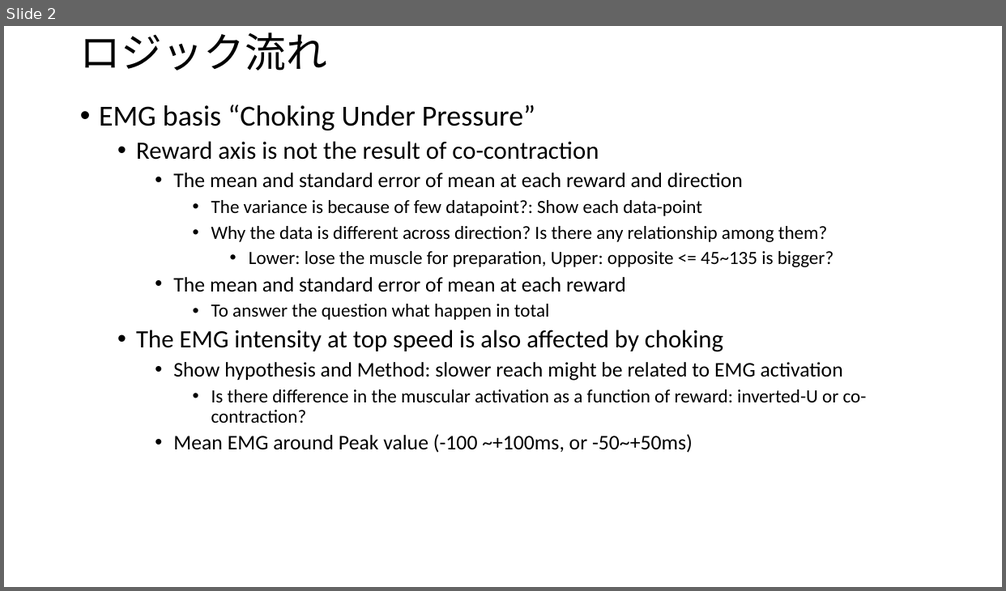
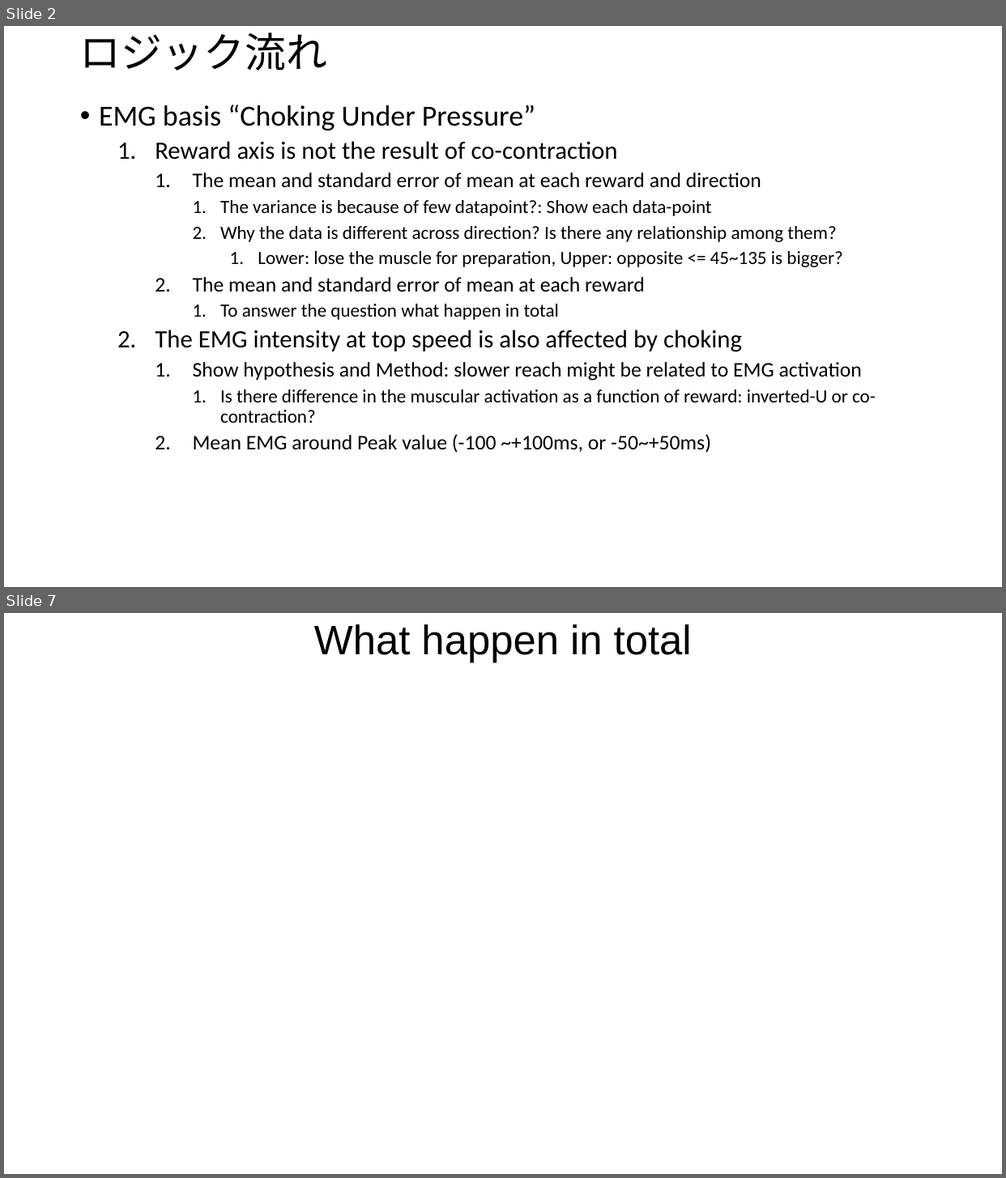
Before and after one commit to Hiroo-Miyata/chase-lab, a slide deck: report/20220902.pptx. Shown one above the other, each under a label of ours: slide 2 before the commit, slides 2 and 7 after it; the slides between them are not shown. The pictures are 1006x591 and 1006x1178 pixels, drawn with LibreOffice and Linux fonts; fonts in the diff are those of the drawing. Boxes give left, top, right and bottom in pixels: in the first picture for what was removed or moved away, otherwise in the second. Text is boxed around its words. In the diff, an @@ line names an element or a change of style, - is before the commit and + after.

```diff
--- a/report/20220902.pptx
+++ b/report/20220902.pptx
@@ slide 7 added at (4,613,1002,1174), background #FFFFFF @@
@@ title added at (314,624,692,663), 39.6 pt, text #000000 @@
+What happen in total
@@ slide 2 changed as well @@
@@ text at (155,141,876,453): bullet • to 1. @@
```
Also in this commit, not shown: 1 other slide changed, 7 other slides added, 14 other files.
